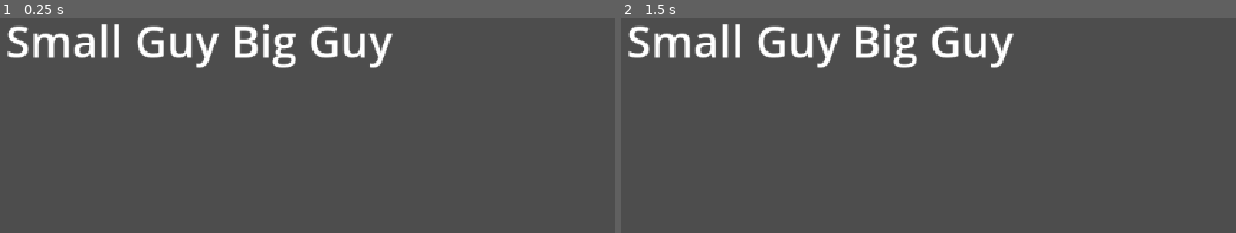
Above: before the commit, frames 1-2 (left to right).
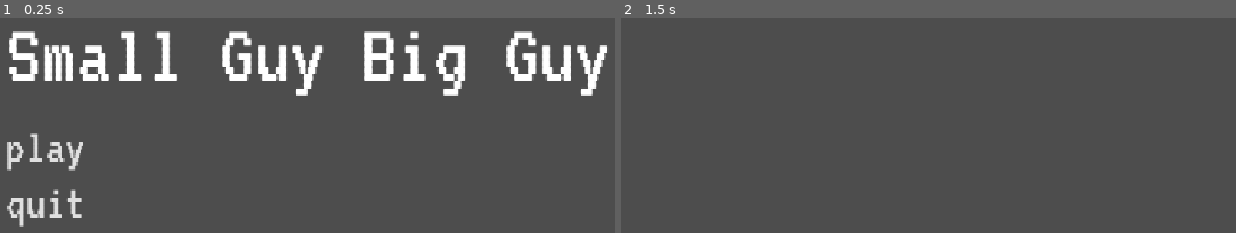
Above: after the commit, the same moments.

Repository: itstntcraft123/small-guy-big-guy
Game: Godot game, scene res://scenes/main_menu.tscn
The game is run twice, just before and just after one commit, with the same random seed, the same clock (stepped at 60 frames per second) and the same inputs. Before the commit the project has no main scene; this scene is started directly in both runs.
Inputs (mouse positions are in pixels of both pictures, inside the frame that each line leads up to):
- Up to frame 1 (0.25 s): no input
- Up to frame 2 (1.5 s): click (990, 147) at 0.5 s, where only the run after the commit has a clickable "play"; tap Enter at 1.25 s; move the mouse to (1162, 177) at 1.27 s; hold Right from 1.28 s (still down); tap Alt at 1.35 s; click (1162, 177) at 1.42 s

The runs differ from the first frame. In frame 1, 12% of the frame differs, in the area x 1-99%, y 2-98%; in frame 2, 4.0%.

Commit message:
add main_menu, game scene, and quit menu; add select_menu framework; add theme quit menu will only show when quitting on the web export

Diff:
--- a/project.godot
+++ b/project.godot
@@ -11,6 +11,7 @@
 [application]
 
 config/name="Small Guy Big Guy"
+run/main_scene="uid://c7v87tv1yon3k"
 config/features=PackedStringArray("4.7", "GL Compatibility")
 config/icon="res://icon.svg"
 
--- /dev/null
+++ b/scenes/game.tscn
@@ -0,0 +1,3 @@
+[gd_scene format=3 uid="uid://bwoptb407y16w"]
+
+[node name="Game" type="Node2D" unique_id=2126916218]
--- a/scenes/main_menu.tscn
+++ b/scenes/main_menu.tscn
@@ -1,4 +1,8 @@
 [gd_scene format=3 uid="uid://c7v87tv1yon3k"]
+
+[ext_resource type="Theme" uid="uid://doesdkf2iqydn" path="res://theme.tres" id="1_bqqt6"]
+[ext_resource type="Script" uid="uid://bjuee2jha4cbs" path="res://scripts/main_menu.gd" id="1_ekxnf"]
+[ext_resource type="PackedScene" uid="uid://ct5i5yruxnpg" path="res://scenes/select_menu.tscn" id="1_l6cm7"]
 
 [node name="MainMenu" type="Control" unique_id=215592574]
 layout_mode = 3
@@ -7,6 +11,8 @@
 anchor_bottom = 1.0
 grow_horizontal = 2
 grow_vertical = 2
+theme = ExtResource("1_bqqt6")
+script = ExtResource("1_ekxnf")
 
 [node name="MarginContainer" type="MarginContainer" parent="." unique_id=472200006]
 layout_mode = 1
@@ -22,8 +28,24 @@
 
 [node name="VBoxContainer" type="VBoxContainer" parent="MarginContainer" unique_id=2021530413]
 layout_mode = 2
+theme_override_constants/separation = 32
 
 [node name="Title" type="Label" parent="MarginContainer/VBoxContainer" unique_id=375371505]
 layout_mode = 2
-theme_override_font_sizes/font_size = 64
+theme_override_font_sizes/font_size = 128
 text = "Small Guy Big Guy"
+
+[node name="SelectMenu" parent="MarginContainer/VBoxContainer" unique_id=1293153554 instance=ExtResource("1_l6cm7")]
+layout_mode = 2
+
+[node name="Play" type="Button" parent="MarginContainer/VBoxContainer/SelectMenu" unique_id=207298543]
+layout_mode = 2
+text = "play"
+alignment = 0
+
+[node name="Quit" type="Button" parent="MarginContainer/VBoxContainer/SelectMenu" unique_id=735927723]
+layout_mode = 2
+text = "quit"
+alignment = 0
+
+[connection signal="button_selected" from="MarginContainer/VBoxContainer/SelectMenu" to="." method="_on_select_menu_button_selected"]
--- /dev/null
+++ b/scenes/quit_screen.tscn
@@ -0,0 +1,23 @@
+[gd_scene format=3 uid="uid://r3b5g51p5fb0"]
+
+[ext_resource type="Theme" uid="uid://doesdkf2iqydn" path="res://theme.tres" id="1_33r4d"]
+
+[node name="QuitScreen" type="CenterContainer" unique_id=1585558809]
+anchors_preset = 15
+anchor_right = 1.0
+anchor_bottom = 1.0
+offset_bottom = -23.0
+grow_horizontal = 2
+grow_vertical = 2
+theme = ExtResource("1_33r4d")
+
+[node name="ThanksLabel" type="RichTextLabel" parent="." unique_id=1986287333]
+layout_mode = 2
+theme_override_colors/default_color = Color(1, 1, 0, 1)
+theme_override_font_sizes/normal_font_size = 108
+bbcode_enabled = true
+text = "Thanks for playing! [font=res://fonts/Silkscreen.ttf]:D[/font]"
+fit_content = true
+autowrap_mode = 0
+horizontal_alignment = 1
+vertical_alignment = 1
--- /dev/null
+++ b/scenes/select_menu.tscn
@@ -0,0 +1,12 @@
+[gd_scene format=3 uid="uid://ct5i5yruxnpg"]
+
+[ext_resource type="Script" uid="uid://pr0fw5qrmx6q" path="res://scripts/select_menu.gd" id="1_jsvjb"]
+
+[node name="SelectMenu" type="VBoxContainer" unique_id=543663428]
+anchors_preset = 15
+anchor_right = 1.0
+anchor_bottom = 1.0
+grow_horizontal = 2
+grow_vertical = 2
+theme_override_constants/separation = 8
+script = ExtResource("1_jsvjb")
--- /dev/null
+++ b/scripts/main_menu.gd
@@ -0,0 +1,17 @@
+extends Control
+
+func _ready() -> void:
+	pass
+
+func _process(_delta: float) -> void:
+	pass
+
+func _on_select_menu_button_selected(item: Button) -> void:
+	match item.name:
+		"Play":
+			get_tree().change_scene_to_file("res://scenes/game.tscn")
+		"Quit":
+			if OS.has_feature("web"):
+				get_tree().change_scene_to_file("res://scenes/quit_screen.tscn")
+			else:
+				get_tree().quit()
--- /dev/null
+++ b/scripts/select_menu.gd
@@ -0,0 +1,12 @@
+class_name SelectMenu
+extends Control
+
+signal button_selected(item: Button)
+
+func _ready() -> void:
+	for child in get_children():
+		if child is Button:
+			(child as Button).pressed.connect(button_selected.emit.bind(child))
+
+func _process(_delta: float) -> void:
+	pass
--- /dev/null
+++ b/theme.tres
@@ -0,0 +1,22 @@
+[gd_resource type="Theme" format=3 uid="uid://doesdkf2iqydn"]
+
+[ext_resource type="FontFile" uid="uid://cu481t7pvuwcn" path="res://fonts/VT323.ttf" id="1_e1x85"]
+
+[sub_resource type="StyleBoxEmpty" id="StyleBoxEmpty_sbv7u"]
+
+[sub_resource type="StyleBoxEmpty" id="StyleBoxEmpty_cjfk0"]
+
+[sub_resource type="StyleBoxEmpty" id="StyleBoxEmpty_vj6dk"]
+
+[sub_resource type="StyleBoxEmpty" id="StyleBoxEmpty_110ce"]
+
+[sub_resource type="StyleBoxEmpty" id="StyleBoxEmpty_05tig"]
+
+[resource]
+default_font = ExtResource("1_e1x85")
+default_font_size = 72
+Button/styles/disabled = SubResource("StyleBoxEmpty_sbv7u")
+Button/styles/focus = SubResource("StyleBoxEmpty_cjfk0")
+Button/styles/hover = SubResource("StyleBoxEmpty_vj6dk")
+Button/styles/normal = SubResource("StyleBoxEmpty_110ce")
+Button/styles/pressed = SubResource("StyleBoxEmpty_05tig")
Binary file added: fonts/Silkscreen.ttf
Not shown, added: fonts/Silkscreen.ttf.import
Not shown, added: fonts/Silkscreen_OFL.txt
Binary file added: fonts/VT323.ttf
Not shown, added: fonts/VT323.ttf.import
Not shown, added: fonts/VT323_OFL.txt
Not shown, added: scripts/main_menu.gd.uid
Not shown, added: scripts/select_menu.gd.uid
